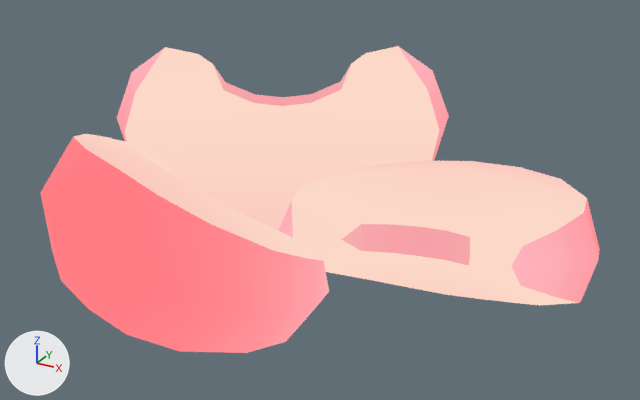
An edit to the Blender file Assets/Visuals/Food/Meshes/PeachSlices.blend, drawn before and after from the same camera.
Rendered twice from a 50 mm lens placed at (1.014, -1.828, 1.148), pointed at (0.037, -0.051, 0.259). Lighting does not change. The marker at lower left points along +X, +Y and +Z. The picture after the commit comes second.

In view in the first picture: 'PeachSlice', 'PeachSlice.001', 'PeachSlice.002'.
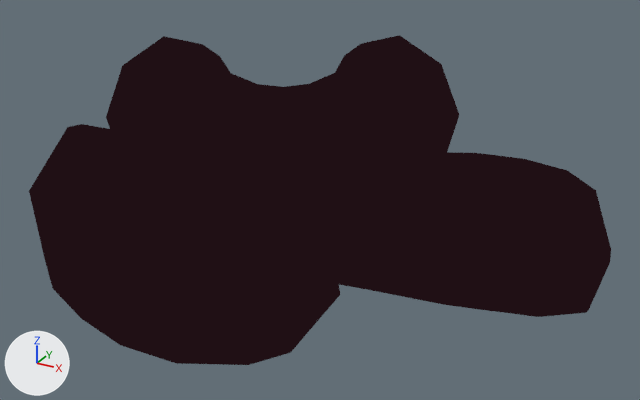
What changed in the scene script:
```text
Add mat_lineas:
    mat_lineas = emission_material('Lineas')
    mat_lineas.base_color = (0.0144, 0.00518, 0.0075)  # black #201015
Change me_cube:
    where me_cube.from_pydata(...)  # 81 vertices, 78 faces; spans x -0.472..0.472, y -0.197..0.197, z 0.0..0.553
    add me_cube.materials.append(mat_lineas)  # black #201015
Change me_cube_003:
    where me_cube_003.from_pydata(...)  # 81 vertices, 78 faces; spans x -0.472..0.472, y -0.197..0.197, z 0.0..0.553
    add me_cube_003.materials.append(mat_lineas)  # black #201015
Change me_cube_004:
    where me_cube_004.from_pydata(...)  # 81 vertices, 78 faces; spans x -0.472..0.472, y -0.197..0.197, z 0.0..0.553
    add me_cube_004.materials.append(mat_lineas)  # black #201015
Change ob_peachslice:
    add _m = ob_peachslice.modifiers.new('Solidify', 'SOLIDIFY')
    add _m.thickness = 0.03
    add _m.offset = 1.0
    add _m.material_offset = 1
    add _m.use_flip_normals = True
Change ob_peachslice_001:
    add _m = ob_peachslice_001.modifiers.new('Solidify', 'SOLIDIFY')
    add _m.thickness = 0.03
    add _m.offset = 1.0
    add _m.material_offset = 1
    add _m.use_flip_normals = True
Change ob_peachslice_002:
    add _m = ob_peachslice_002.modifiers.new('Solidify', 'SOLIDIFY')
    add _m.thickness = 0.03
    add _m.offset = 1.0
    add _m.material_offset = 1
    add _m.use_flip_normals = True
```

Pixel boxes [x1, y1, x2, y2] of what changed, in the pictures (640 x 400 px):
'PeachSlice.002', recoloured, modifiers changed (8% wider, 10% taller): before [40, 134, 329, 353]; after [29, 124, 340, 365]
'PeachSlice.001', recoloured, modifiers changed (13% taller): before [279, 160, 600, 306]; after [275, 152, 611, 317]
'PeachSlice', recoloured, modifiers changed: before [117, 46, 449, 231]; after [106, 35, 459, 216]
